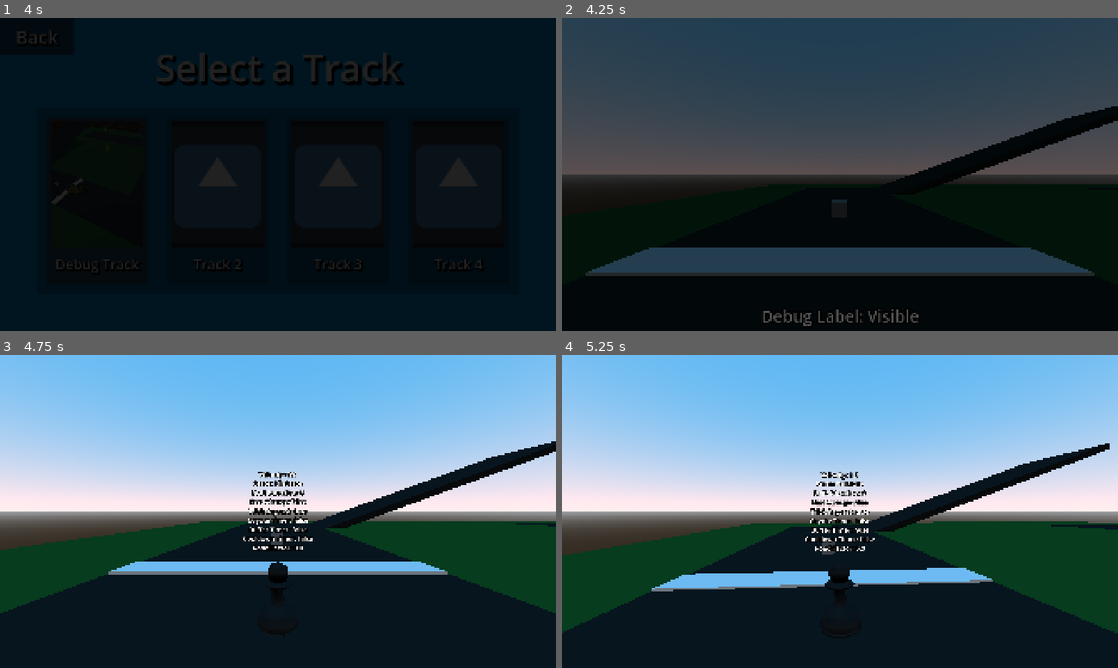
Above: before the commit, frames 1-4 (two rows, left to right).
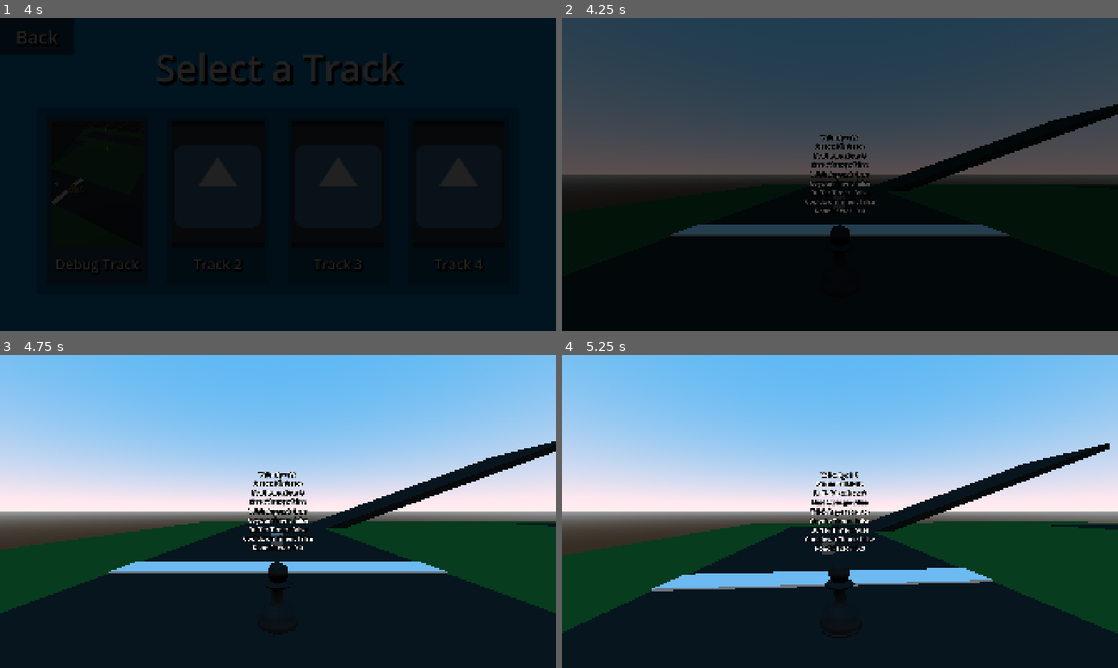
Above: after the commit, the same moments.

Repository: CISC-486-Game-Development-Project/cisc-486-game-development-project
Game: Godot game, scene res://Scenes/Menus/TrackSelectMenu/track_select_menu.tscn
The game is run twice, just before and just after one commit, with the same random seed, the same clock (stepped at 60 frames per second) and the same inputs. This scene is started directly instead of the project's main scene. The engine's default icon, where the game draws it, is replaced by a stand-in: a white triangle on a blue panel in a dark square. Sound files missing from this copy of the repository are replaced by a short silence.
Inputs (mouse positions are in pixels of both pictures, inside the frame that each line leads up to):
- Up to frame 1 (4 s): click "Back" at 0.5 s; click "Back" at 1.25 s; click "Singleplayer" at 2 s; tap Enter at 2.75 s; move the mouse to (400, 158) at 2.77 s; hold D (Right) 2.78-3.5 s; hold P (Drift) 2.78-3.5 s; click (400, 158) at 2.92 s; click (100, 199) at 3.5 s
- Up to frame 2 (4.25 s): no input
- Up to frame 3 (4.75 s): drag from (166, 527) to (250, 574) at 4.27 s
- Up to frame 4 (5.25 s): move the mouse to (895, 442) at 5.02 s; hold D (Right) from 5.03 s (still down); hold P (Drift) from 5.03 s (still down)

Frame 1 is identical in both runs. In frame 2, 12% of the frame differs, in the area x 4-100%, y 27-99%; in frame 3, 0.6%; in frame 4, nothing differs.

Commit message:
Add disable_until_ready option and apply it to the track transition
This seems to be fine and definitely will be once the race countdown is added

Diff:
--- a/Scenes/Menus/TrackSelectMenu/track_select_menu.gd
+++ b/Scenes/Menus/TrackSelectMenu/track_select_menu.gd
@@ -25,7 +25,7 @@
 
 ## Called when a track is selected.
 func _on_next_pressed() -> void:
-	SceneManager.change_scene(next_scene)
+	SceneManager.change_scene(next_scene, SceneManager.FADE, false)
 
 ## Called when going backwards in the menu order.
 func _on_prev_pressed() -> void:
--- a/Singletons/scene_manager.gd
+++ b/Singletons/scene_manager.gd
@@ -46,7 +46,7 @@
 		printerr(state)
 		errored_loads.append(scene_path)
 
-func change_scene(scene_path: String, animation := FADE):
+func change_scene(scene_path: String, animation := FADE, disable_until_ready := true):
 	if scene_path in errored_loads:
 		printerr("Trying to change to scene which has already failed to load")
 	if scene_path not in loaded_scenes.keys() and scene_path not in in_process_loads.keys():
@@ -69,7 +69,8 @@
 	# Transition to the scene
 	var scene_node = loaded_scenes[scene_path].instantiate()
 	var prev_process_mode: ProcessMode = scene_node.process_mode
-	scene_node.process_mode = Node.PROCESS_MODE_DISABLED # Pause the scene until the transition is done
+	if disable_until_ready:
+		scene_node.process_mode = Node.PROCESS_MODE_DISABLED # Pause the scene until the transition is done
 	match animation:
 		INSTANT:
 			get_tree().change_scene_to_node(scene_node)
@@ -89,4 +90,5 @@
 			await t.finished
 			get_tree().unload_current_scene()
 			get_tree().current_scene = scene_node
-	scene_node.process_mode = prev_process_mode # Return the scene to its previous process
+	if disable_until_ready:
+		scene_node.process_mode = prev_process_mode # Return the scene to its previous process
